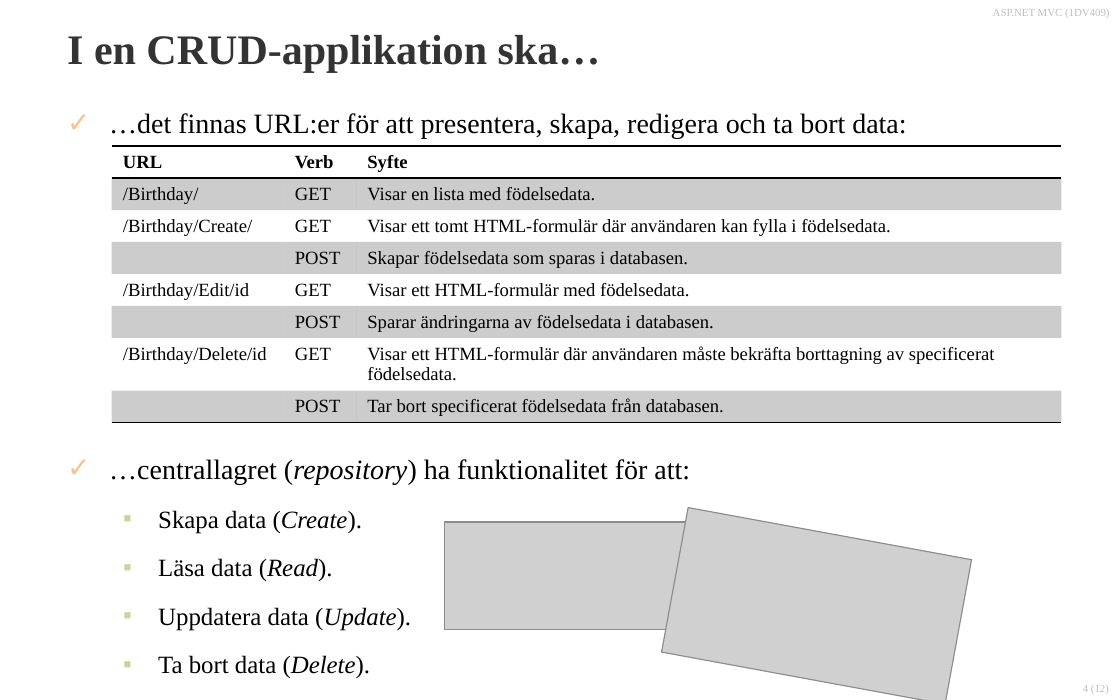
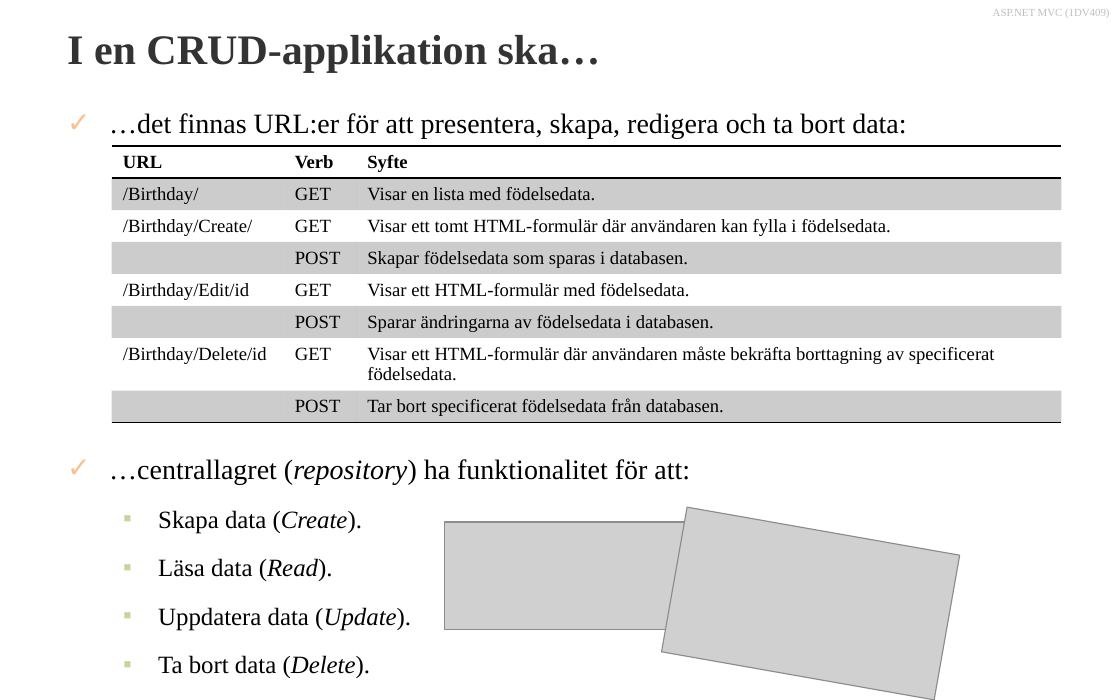
Before and after one commit to 1dv409/kursmaterial, a slide deck: slide 4 of Presentationsmaterial/Dokument/1.6 CRUD, Layout Pages och Partial Views.pptx. Drawn at 1120x700 pixels with LibreOffice and Linux fonts; fonts in the diff are those of the drawing; grey boxes stand for pictures; background and template pictures are left out. Boxes give left, top, right and bottom in pixels: in the first picture for what was removed or moved away, otherwise in the second. Text is boxed around its words. In the diff, an @@ line names an element or a change of style, - is before the commit and + after.

Commit message:
NextBirthday CRUD

```diff
--- a/Presentationsmaterial/Dokument/1.6 CRUD, Layout Pages och Partial Views.pptx
+++ b/Presentationsmaterial/Dokument/1.6 CRUD, Layout Pages och Partial Views.pptx
@@ picture: place and size @@
-picture at (661,507,971,700)
+picture at (661,507,959,699)
@@ page number removed at (1083,685,1109,693) @@
-4 (12)
```
Also in this commit, not shown: 10 other slides changed, 58 other files.
